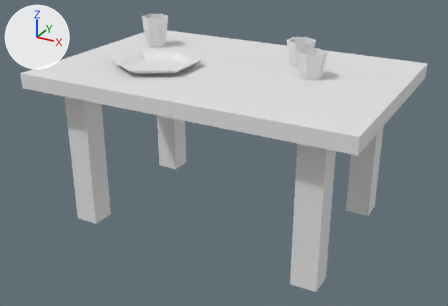
The glTF model Computer Graphics Project/models/kitchen/kitchen_table.gltf, before and after one commit.
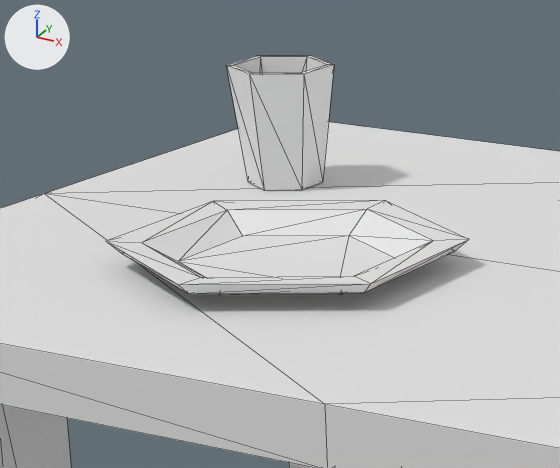
The first picture shows the older version from a camera (50 mm lens) standing at (7.33, -7.46, 2.75) and looking at (4.99, -3.19, 0.62). The close-ups show both versions on the part from 19% to 50% of the width and 0% to 38% of the height of that picture; other places that the commit changed are outside them. Lighting does not change. The marker at upper left points along +X, +Y and +Z. The close-ups show mesh edges as thin lines. Vertices at the same position are counted once.

Objects in the first close-up: 'kitchen table'.
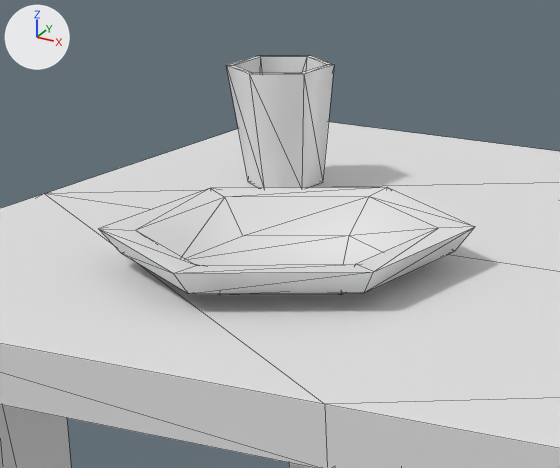
The newer file is also turned or shifted as a whole; pictures and numbers use the older file's frame.

Changed parts and their boxes (x1, y1, x2, y2) in the close-ups (560 x 468 px; the box of a moved part takes in the faces that stretch with it):
part 1 of me_plane_003, moved or reshaped
    before: (106, 200, 469, 294)
    after: (99, 187, 475, 294)
part 2 of me_plane_003, shading changed
    both: (186, 57, 383, 295)

The change, as a diff of the scene's bpy script:
```diff
--- a/Computer Graphics Project/models/kitchen/kitchen_table.gltf.py
+++ b/Computer Graphics Project/models/kitchen/kitchen_table.gltf.py
@@ me_plane_003 @@
 me_plane_003.from_pydata(...)  # 157 vertices, 294 faces; spans x -1.39..1.39, y -0.93..0.93, z 0.0..1.62
 # used by ob_kitchen_table; location = (4.987, -3.102, 0.0)
+# me_plane_003 part 1: all 12 vertices in x -0.87..-0.23, y -0.62..0.13, z 1.4 are scaled about their middle by (1.03, 1.03, 1), then moved by (0.0, 0.0, 0.03)
+# me_plane_003 part 2: 82 of the faces centred in x -1.06..-0.24, y -0.54..0.44, z 1.35..1.53 are now shaded smooth
```
